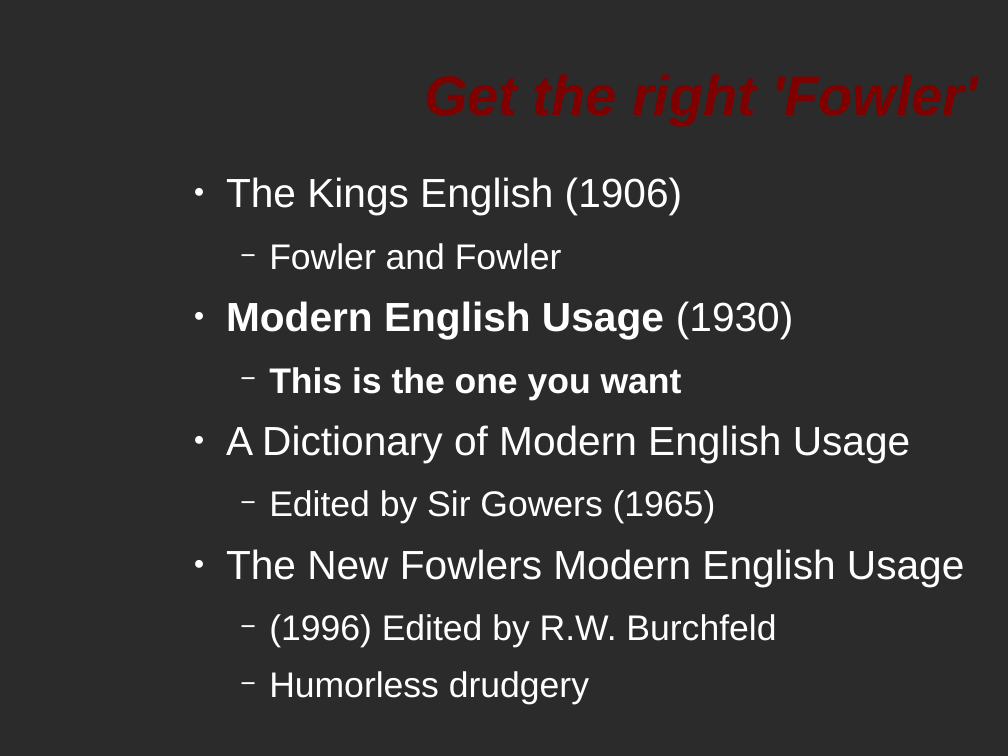
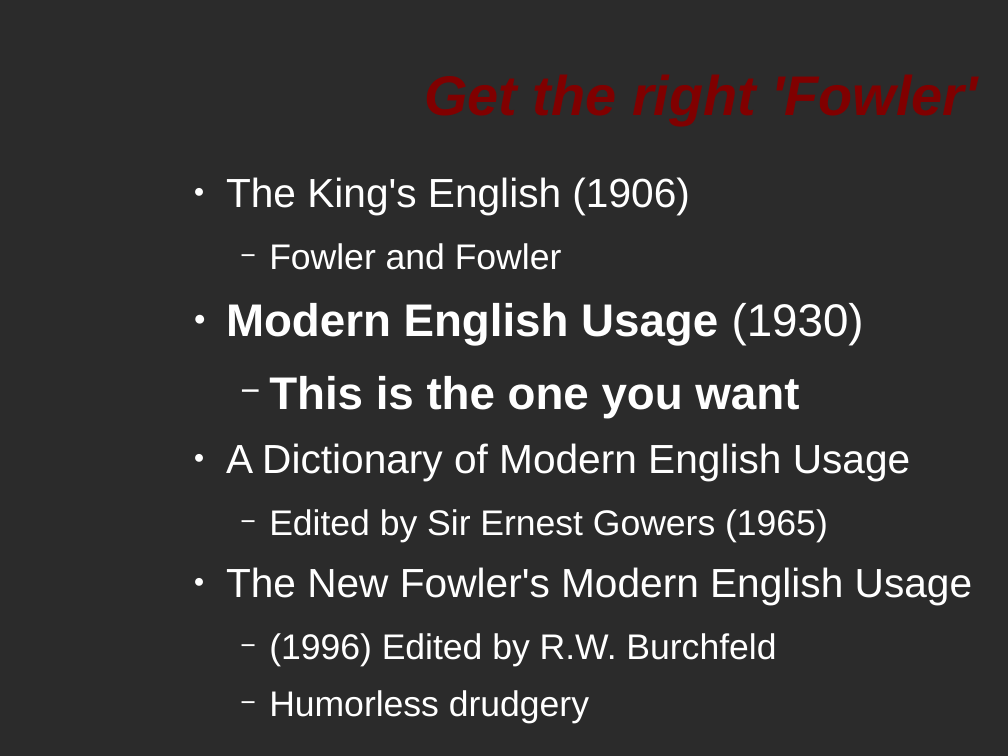
Before and after one commit to softwaresunday/Lexpress, a slide deck: slide 17 of doc/lepresentation.odp (slide 13 before the commit). Drawn at 1008x756 pixels with LibreOffice and Linux fonts; fonts in the diff are those of the drawing; background and template pictures are left out; a plain dark background stands for a picture behind light text. Boxes give left, top, right and bottom in pixels: in the first picture for what was removed or moved away, otherwise in the second. Text is boxed around its words. In the diff, an @@ line names an element or a change of style, - is before the commit and + after.

```diff
--- a/doc/lepresentation.odp
+++ b/doc/lepresentation.odp
@@ text at bbox=[226, 177, 689, 215]: text changed @@
-● The Kings English (1906)
+● The King's English (1906)
@@ text at bbox=[226, 303, 864, 418]: size 32 to 36 pt in "Modern English Usage (1930)"; size 28 to 36 pt in "This is the one you want" @@
@@ text at bbox=[226, 509, 972, 605]: text changed @@
-  − Edited by Sir Gowers (1965)
-● The New Fowlers Modern English Usage
+  − Edited by Sir Ernest Gowers (1965)
+● The New Fowler's Modern English Usage
```
Also in this commit, not shown: 5 other slides changed, 8 slides added, 2 slides removed, 2 other files.
